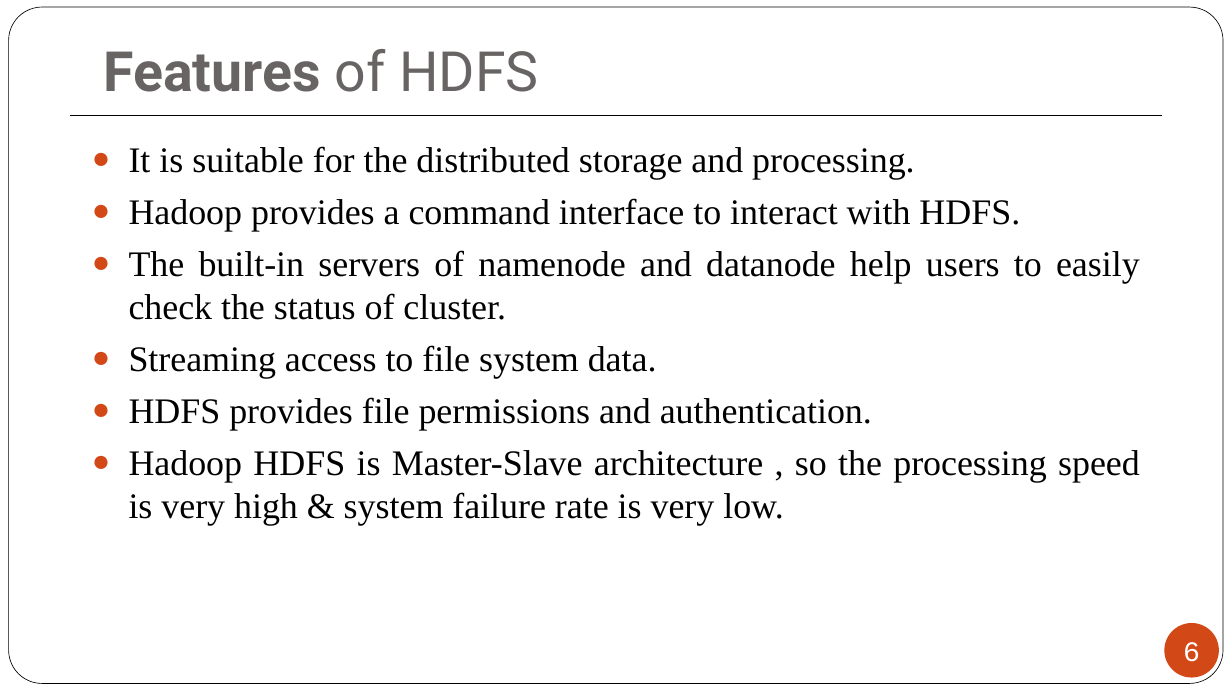
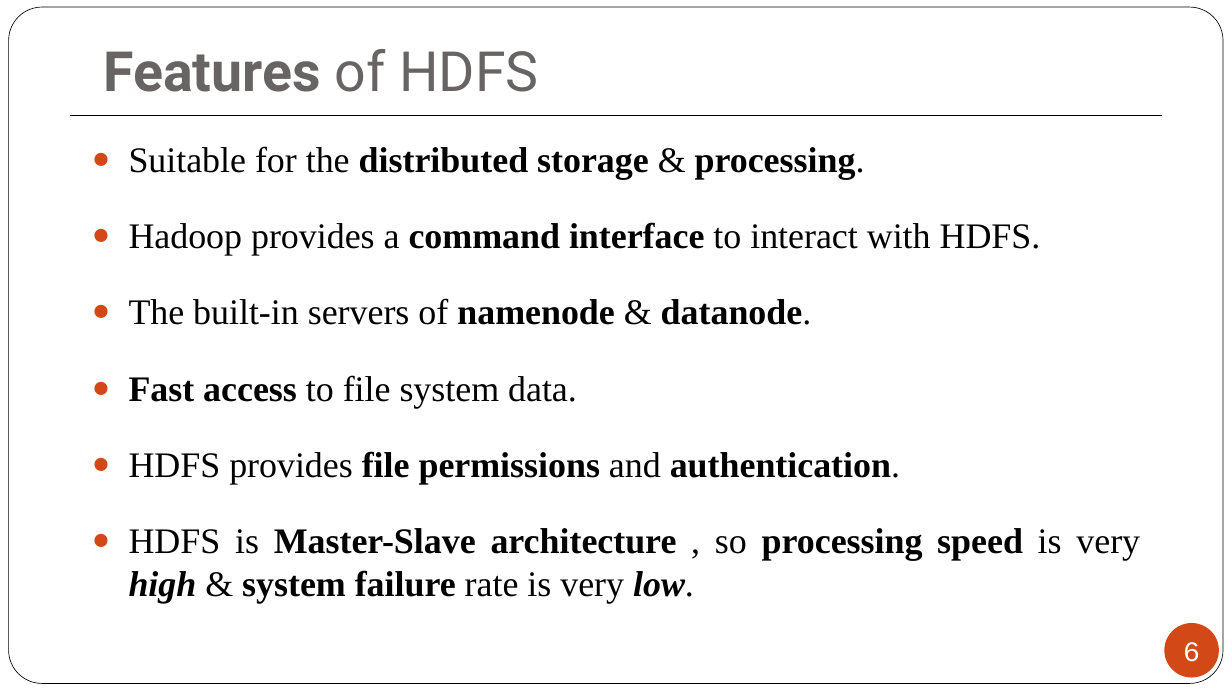
Before and after one commit to MaulikPatel295/MaulikPatel295, a slide deck: slide 6 of ALA/sem7/2170715_150124116006.pptx. Drawn at 1232x693 pixels with LibreOffice and Linux fonts; fonts in the diff are those of the drawing. Boxes give left, top, right and bottom in pixels: in the first picture for what was removed or moved away, otherwise in the second. Text is boxed around its words. In the diff, an @@ line names an element or a change of style, - is before the commit and + after.

```diff
--- a/ALA/sem7/2170715_150124116006.pptx
+++ b/ALA/sem7/2170715_150124116006.pptx
@@ text at bbox=[129, 146, 865, 179]: text changed; bold on @@
-● It is suitable for the distributed storage and processing.
+● Suitable for the distributed storage & processing.
@@ text at bbox=[129, 222, 1041, 484]: bold on in "command interface", "file permissions authentication." @@
@@ text at bbox=[129, 298, 812, 408]: text changed @@
-● The built-in servers of namenode and datanode help users to easily check the status of cluster.
-● Streaming access to file system data.
+● The built-in servers of namenode & datanode.
+● Fast access to file system data.
@@ text at bbox=[129, 528, 1140, 604]: text changed; bold on @@
-● Hadoop HDFS is Master-Slave architecture , so the processing speed is very high & system failure rate is very low.
+● HDFS is Master-Slave architecture , so processing speed is very high & system failure rate is very low.
```
Also in this commit, not shown: 10 other slides changed, 1 slide added, 1 slide removed, 1 other file.
